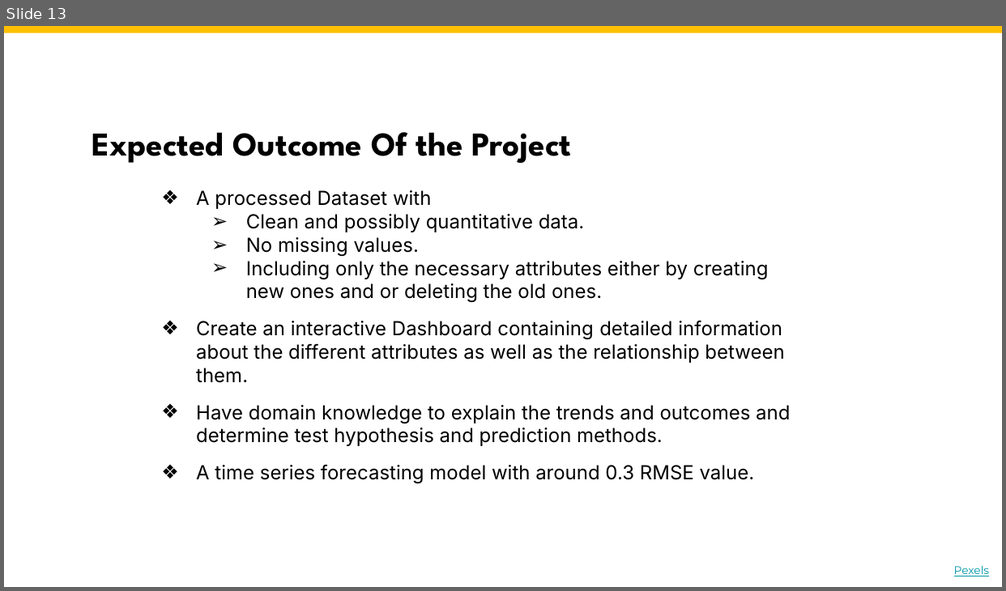
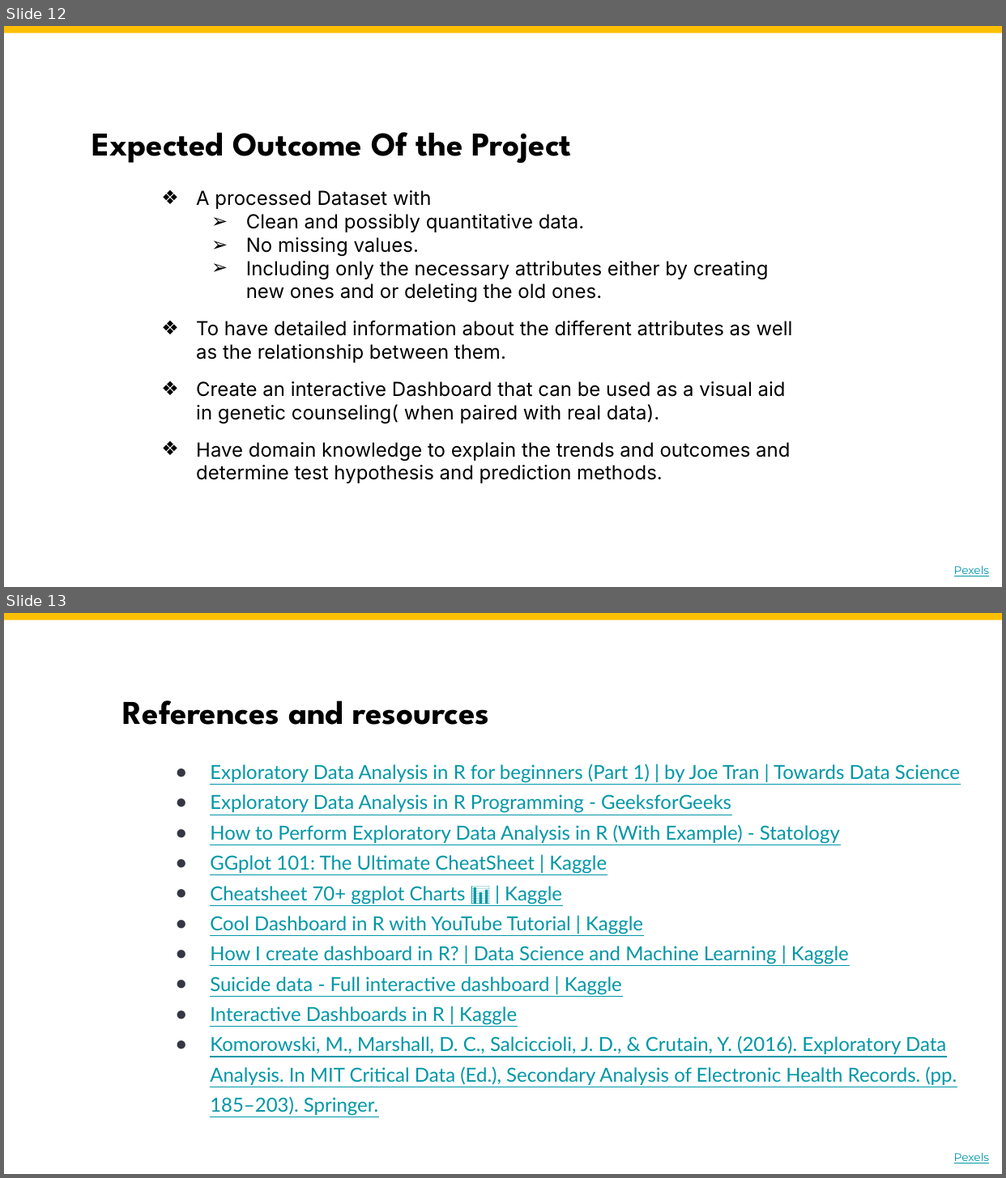
Before and after one commit to Aayush-Shrestha/EDA, a slide deck: project idea presentation.pptx. Shown one above the other, each under a label of ours: slide 13 before the commit, slides 12 and 13 after it. The pictures are 1006x591 and 1006x1178 pixels, drawn with LibreOffice and Linux fonts; fonts in the diff are those of the drawing. Boxes give left, top, right and bottom in pixels: in the first picture for what was removed or moved away, otherwise in the second. Text is boxed around its words. In the diff, an @@ line names an element or a change of style, - is before the commit and + after.

```diff
--- a/project idea presentation.pptx
+++ b/project idea presentation.pptx
@@ slide 13 added at (4, 613, 1002, 1174), background #FFFFFF @@
@@ rectangle added at (4, 613, 1002, 620), fill #FCBF01 @@
@@ text added at (123, 700, 490, 725), 24 pt, text #000000, bold @@
+References and resources
@@ text added at (210, 764, 960, 1116), 14 pt, text #0097A7, underline @@
+● Exploratory Data Analysis in R for beginners (Part 1) | by Joe Tran | Towards Data Science
+● Exploratory Data Analysis in R Programming - GeeksforGeeks
+● How to Perform Exploratory Data Analysis in R (With Example) - Statology
+● GGplot 101: The Ultimate CheatSheet | Kaggle
+● Cheatsheet 70+ ggplot Charts 📊 | Kaggle
+● Cool Dashboard in R with YouTube Tutorial | Kaggle
+● How I create dashboard in R? | Data Science and Machine Learning | Kaggle
+● Suicide data - Full interactive dashboard | Kaggle
+● Interactive Dashboards in R | Kaggle
+● Komorowski, M., Marshall, D. C., Salciccioli, J. D., & Crutain, Y. (2016). Exploratory Data Analysis. In MIT Critical Data (Ed.), Secondary Analysis of Electronic Health Records. (pp. 185–203). Springer.
@@ text added at (954, 1153, 989, 1164), 8 pt, text #FFFFFF @@
+Photo by Pexels
@@ what was slide 13 is now slide 12 @@
@@ slide 12 changed as well @@
@@ text at (196, 320, 793, 424): text changed @@
-❖ Create an interactive Dashboard containing detailed information about the different attributes as well as the relationship between them.
+❖ To have detailed information about the different attributes as well as the relationship between them.
+❖ Create an interactive Dashboard that can be used as a visual aid in genetic counseling( when paired with real data).
@@ text at (196, 464, 755, 484): paragraph removed @@
-❖ A time series forecasting model with around 0.3 RMSE value.
```
Also in this commit, not shown: 1 other slide changed, 11 other slides added, 13 slides removed, 1 other file.
